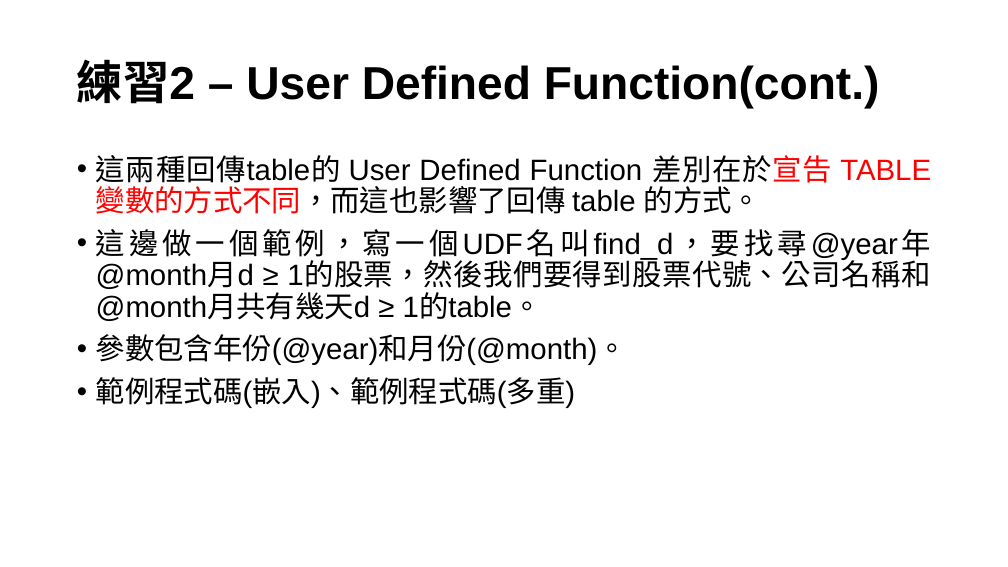
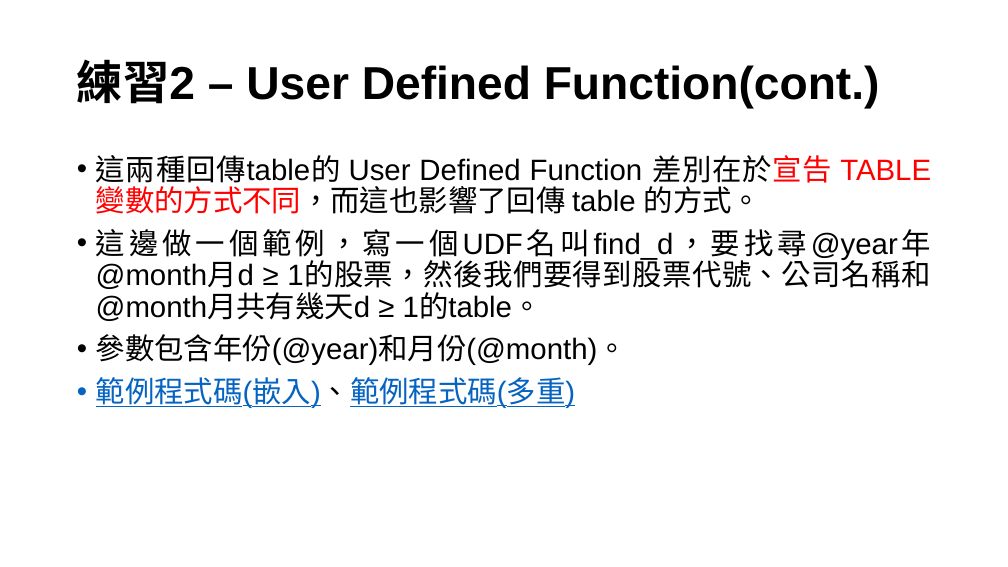
Before and after one commit to zy881217t/Week3_Example, a slide deck: slide 5 of Week3_Example.pptx. Drawn at 1008x567 pixels with LibreOffice and Linux fonts; fonts in the diff are those of the drawing. Boxes give left, top, right and bottom in pixels: in the first picture for what was removed or moved away, otherwise in the second. Text is boxed around its words. In the diff, an @@ line names an element or a change of style, - is before the commit and + after.

```diff
--- a/Week3_Example.pptx
+++ b/Week3_Example.pptx
@@ text at box(96, 377, 575, 408): text colour #000000 to #0563C1, underline on in "範例程式碼(嵌入)、範例程式碼(多重)" @@
```
Also in this commit, not shown: 2 other slides changed.
